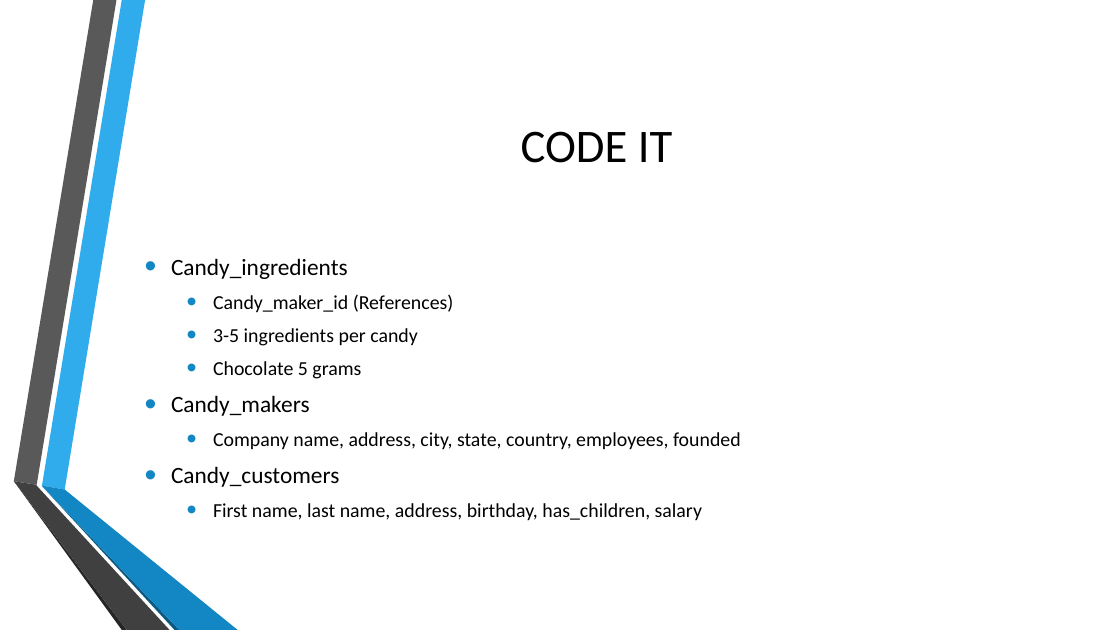
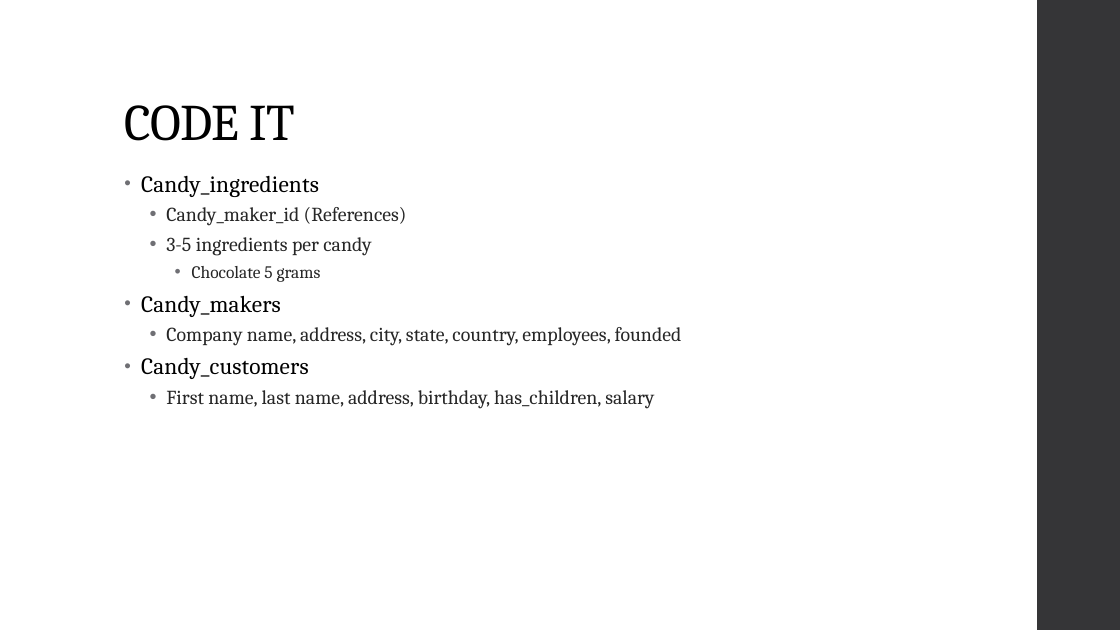
Before and after one commit to MGIS-UMN/GIS5577_week3, a slide deck: slide 28 of Database_Management.odp (slide 25 before the commit). Drawn at 1120x630 pixels with LibreOffice and Linux fonts; fonts in the diff are those of the drawing; background and template pictures are left out. Boxes give left, top, right and bottom in pixels: in the first picture for what was removed or moved away, otherwise in the second. Text is boxed around its words. In the diff, an @@ line names an element or a change of style, - is before the commit and + after.

```diff
--- a/Database_Management.odp
+++ b/Database_Management.odp
@@ freeform shape added at (1038,0,1120,630), fill #353537 @@
@@ title "CODE IT": place and size @@
-title "CODE IT" at (521,131,672,163)
+title "CODE IT" at (124,105,296,141)
@@ title "CODE IT" at (124,105,296,141): size 40 to 44 pt, font Calibri to Cambria, letter spacing 0 to -0.5 pt; alignment centre to left; line spacing 1 to 0.9; vertical alignment middle to bottom @@
@@ text "Candy_ingredients": place and size @@
-text "Candy_ingredients" at (171,258,741,521)
+text "Candy_ingredients" at (141,176,682,409)
@@ text "Candy_ingredients" at (141,176,682,409): font Calibri to Cambria; letter spacing 0 to 0.1 pt in "Candy_ingredients", "Candy_makers", "Candy_customers"; text colour #000000 to #262626 in "Candy_maker_id (References)", "3-5 ingredients per candy", "Chocolate 5 grams", "Company name, address, city, state, country, employees, ..." and 1 more places; size 17 to 15 pt in "Chocolate 5 grams"; indent changed; less space between paragraphs; bullet colour #1287C3 to #6F6F74; list level 2 to 3 in "Chocolate 5 grams"; vertical alignment middle to top @@
@@ group removed at (13,0,238,630): 6 freeform shapes @@
```
Also in this commit, not shown: 40 other slides changed, 5 slides added, 3 other files.
